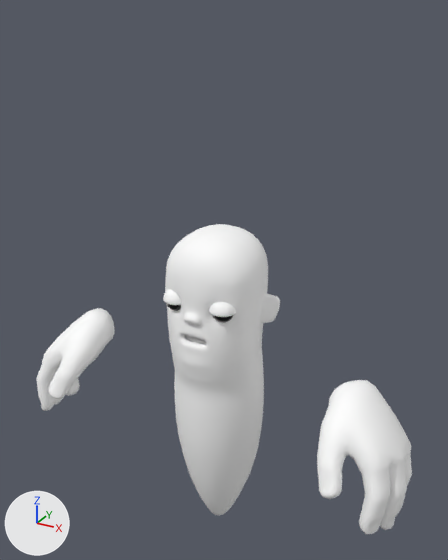
The FBX model models/citizenworm.fbx as it was, and as the next commit left it.
Rendered twice from a 50 mm camera at (0.891, -1.622, 1.447) aimed at (0.007, -0.015, 0.643). The axes (+X, +Y, +Z) are drawn at lower left. The lights are the same throughout. Mesh edges are drawn as thin lines on the coarser meshes. Where no turn or scale is listed for an object, it has been applied to the vertices.

The scene before the commit, as lines of its bpy script (objects in view):
```python
ob_citizenworm = bpy.data.objects.new('CitizenWorm', me_mesh)
ob_citizenworm.location = (0.0, 0.0, -1.0)
ob_skeletonworm_collar_bone_lod0 = bpy.data.objects.new('skeletonworm:collar_bone_LOD0', me_mesh_004)
ob_skeletonworm_collar_bone_lod0.location = (4.365, -16.198, 0.003)
ob_skeletonworm_collar_bone_lod0.rotation_euler = (-0.00339, -1.57, -1.528)  # degrees (-0.2, -90, -88)
ob_skeletonworm_shoulder_blades_lod0 = bpy.data.objects.new('skeletonworm:shoulder_blades_LOD0', me_mesh_003)
ob_skeletonworm_shoulder_blades_lod0.location = (-0.033, -28.81, -0.004)
ob_skeletonworm_shoulder_blades_lod0.rotation_euler = (-0.00339, -1.57, -1.528)  # degrees (-0.2, -90, -88)
ob_skeletonworm_skull_bottom_lod0 = bpy.data.objects.new('skeletonworm:skull_bottom_LOD0', me_mesh_001)
ob_skeletonworm_skull_bottom_lod0.location = (5.668, -14.744, 0.116)
ob_skeletonworm_skull_bottom_lod0.rotation_euler = (-0.00323, -1.57, -1.568)  # degrees (-0.2, -90, -90)
ob_skeletonworm_skull_top_lod0 = bpy.data.objects.new('skeletonworm:skull_top_LOD0', me_mesh_002)
ob_skeletonworm_skull_top_lod0.location = (22.585, -21.628, 0.001)
ob_skeletonworm_skull_top_lod0.rotation_euler = (-0.00323, -1.57, -1.568)  # degrees (-0.2, -90, -90)
# also in view: 'Hands' at (0.0, -0.159, 0.248)
```
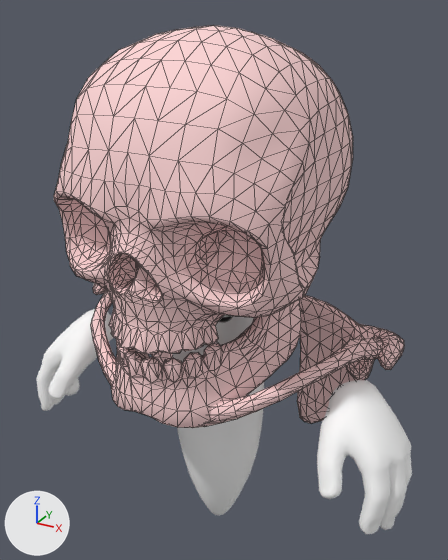
The change, as a diff of the scene's bpy script:
```diff
--- a/models/citizenworm.fbx.py
+++ b/models/citizenworm.fbx.py
@@ ob_skeletonworm_shoulder_blades_lod0 @@
 ob_skeletonworm_shoulder_blades_lod0 = bpy.data.objects.new('skeletonworm:shoulder_blades_LOD0', me_mesh_003)
-ob_skeletonworm_shoulder_blades_lod0.location = (-0.033, -28.81, -0.004)
-ob_skeletonworm_shoulder_blades_lod0.rotation_euler = (-0.00339, -1.57, -1.528)  # degrees (-0.2, -90, -88)
-ob_skeletonworm_shoulder_blades_lod0.hide_viewport = True
+ob_skeletonworm_shoulder_blades_lod0.location = (0.0, 0.146, 0.314)
+ob_skeletonworm_shoulder_blades_lod0.rotation_euler = (1.571, 0.0, 0.0)  # degrees (90, 0, 0)
+ob_skeletonworm_shoulder_blades_lod0.scale = (0.0254, 0.0254, 0.0254)
@@ ob_skeletonworm_skull_bottom_lod0 @@
 ob_skeletonworm_skull_bottom_lod0 = bpy.data.objects.new('skeletonworm:skull_bottom_LOD0', me_mesh_001)
-ob_skeletonworm_skull_bottom_lod0.location = (5.668, -14.744, 0.116)
-ob_skeletonworm_skull_bottom_lod0.rotation_euler = (-0.00323, -1.57, -1.568)  # degrees (-0.2, -90, -90)
-ob_skeletonworm_skull_bottom_lod0.hide_viewport = True
+ob_skeletonworm_skull_bottom_lod0.location = (0.003, -0.244, 0.58)
+ob_skeletonworm_skull_bottom_lod0.rotation_euler = (1.571, 0.0, 0.0)  # degrees (90, 0, 0)
+ob_skeletonworm_skull_bottom_lod0.scale = (0.0254, 0.0254, 0.0254)
@@ ob_skeletonworm_collar_bone_lod0 @@
 ob_skeletonworm_collar_bone_lod0 = bpy.data.objects.new('skeletonworm:collar_bone_LOD0', me_mesh_004)
-ob_skeletonworm_collar_bone_lod0.location = (4.365, -16.198, 0.003)
-ob_skeletonworm_collar_bone_lod0.rotation_euler = (-0.00339, -1.57, -1.528)  # degrees (-0.2, -90, -88)
-ob_skeletonworm_collar_bone_lod0.hide_viewport = True
+ob_skeletonworm_collar_bone_lod0.location = (0.0, -0.17, 0.438)
+ob_skeletonworm_collar_bone_lod0.rotation_euler = (1.571, 0.0, 0.0)  # degrees (90, 0, 0)
+ob_skeletonworm_collar_bone_lod0.scale = (0.0254, 0.0254, 0.0254)
@@ ob_skeletonworm_skull_top_lod0 @@
 ob_skeletonworm_skull_top_lod0 = bpy.data.objects.new('skeletonworm:skull_top_LOD0', me_mesh_002)
-ob_skeletonworm_skull_top_lod0.location = (22.585, -21.628, 0.001)
-ob_skeletonworm_skull_top_lod0.rotation_euler = (-0.00323, -1.57, -1.568)  # degrees (-0.2, -90, -90)
-ob_skeletonworm_skull_top_lod0.hide_viewport = True
+ob_skeletonworm_skull_top_lod0.location = (0.0, -0.069, 1.01)
+ob_skeletonworm_skull_top_lod0.rotation_euler = (1.571, 0.0, 0.0)  # degrees (90, 0, 0)
+ob_skeletonworm_skull_top_lod0.scale = (0.0254, 0.0254, 0.0254)
```

Pixel boxes (x1, y1, x2, y2) of what changed, in the pictures (448 x 560 px):
'skeletonworm:skull_top_LOD0', shown
    after: (54, 26, 353, 354)
'skeletonworm:skull_bottom_LOD0', shown
    after: (111, 300, 301, 428)
'skeletonworm:shoulder_blades_LOD0', shown
    after: (93, 283, 404, 423)
'skeletonworm:collar_bone_LOD0', shown
    after: (91, 288, 383, 428)
'CitizenWorm', unchanged, covered by the edit
    before: (163, 224, 280, 515)
    after: (172, 315, 264, 515)
